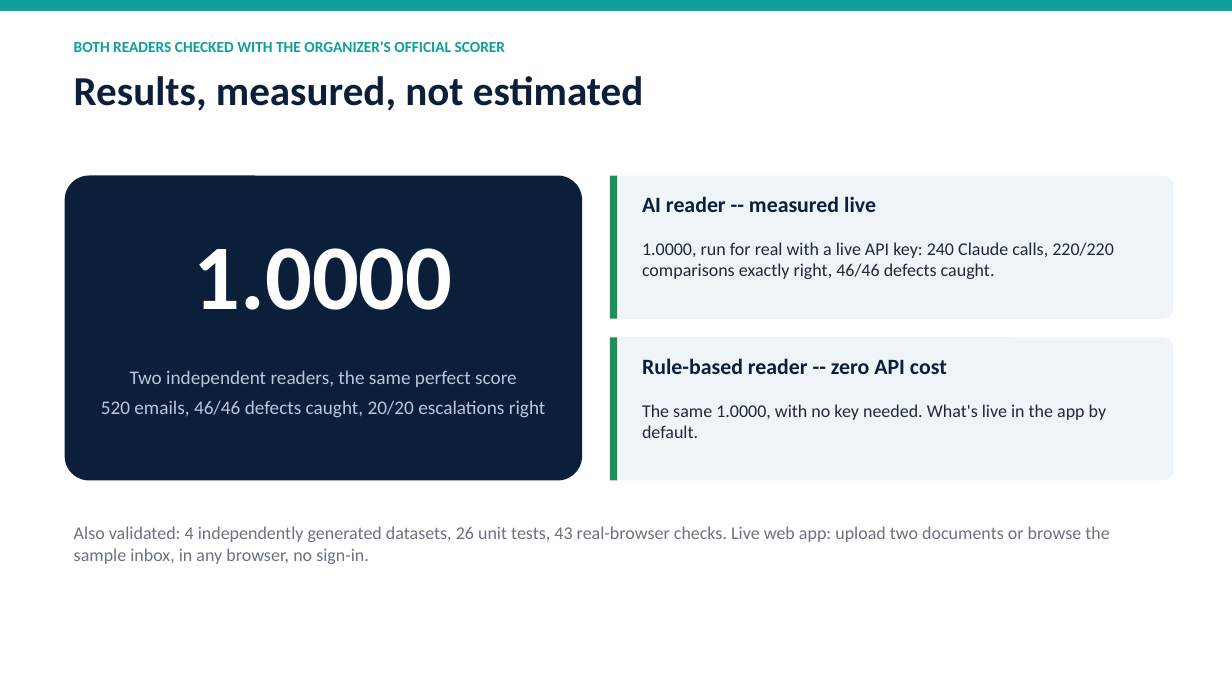
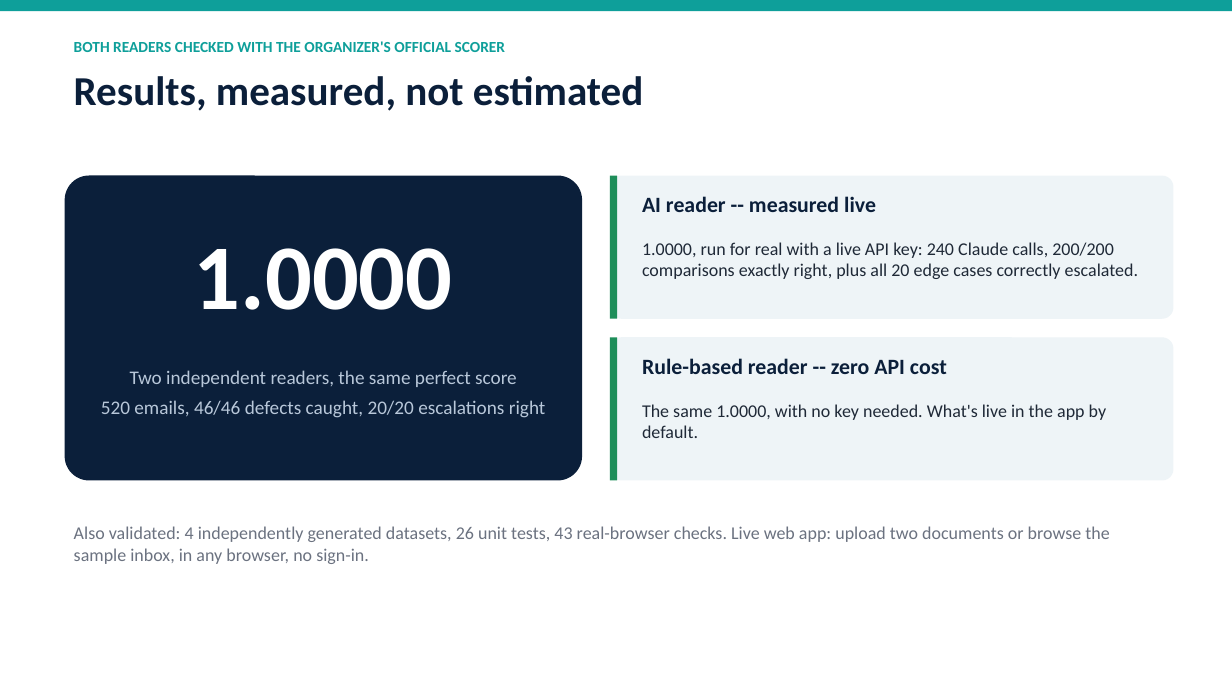
Before and after one commit to BryanWZH/Averis-unemployed-bums, a slide deck: slide 10 of docs/DocHarbor_slides.pptx. Drawn at 1232x693 pixels with LibreOffice and Linux fonts; fonts in the diff are those of the drawing. Boxes give left, top, right and bottom in pixels: in the first picture for what was removed or moved away, otherwise in the second. Text is boxed around its words. In the diff, an @@ line names an element or a change of style, - is before the commit and + after.

```diff
--- a/docs/DocHarbor_slides.pptx
+++ b/docs/DocHarbor_slides.pptx
@@ text at [642, 242, 1138, 279]: text changed @@
-1.0000, run for real with a live API key: 240 Claude calls, 220/220 comparisons exactly right, 46/46 defects caught.
+1.0000, run for real with a live API key: 240 Claude calls, 200/200 comparisons exactly right, plus all 20 edge cases correctly escalated.
```
Also in this commit, not shown: 1 other file.
